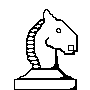
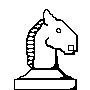
Two versions of the same layered image (90 × 90). Layer-by-layer changes:
painted on "Hintergrund" over <box>27,23,48,68</box>
